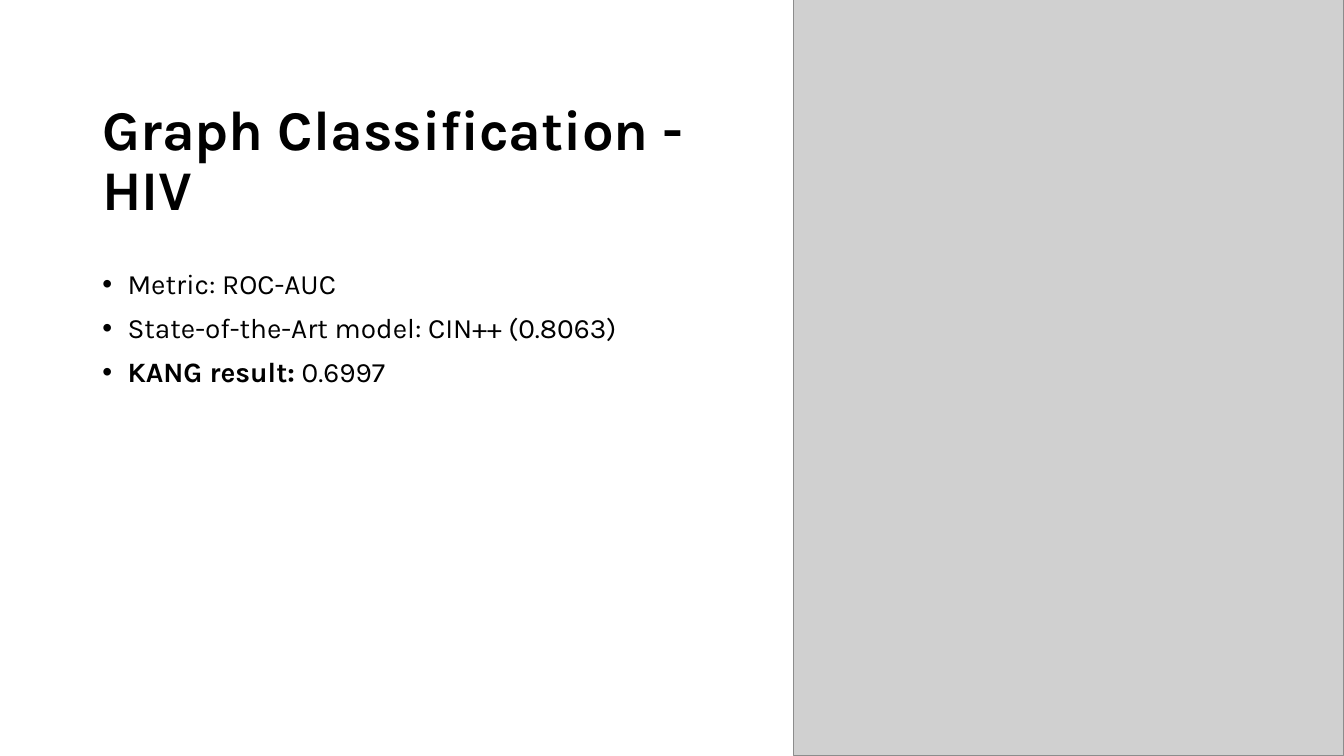
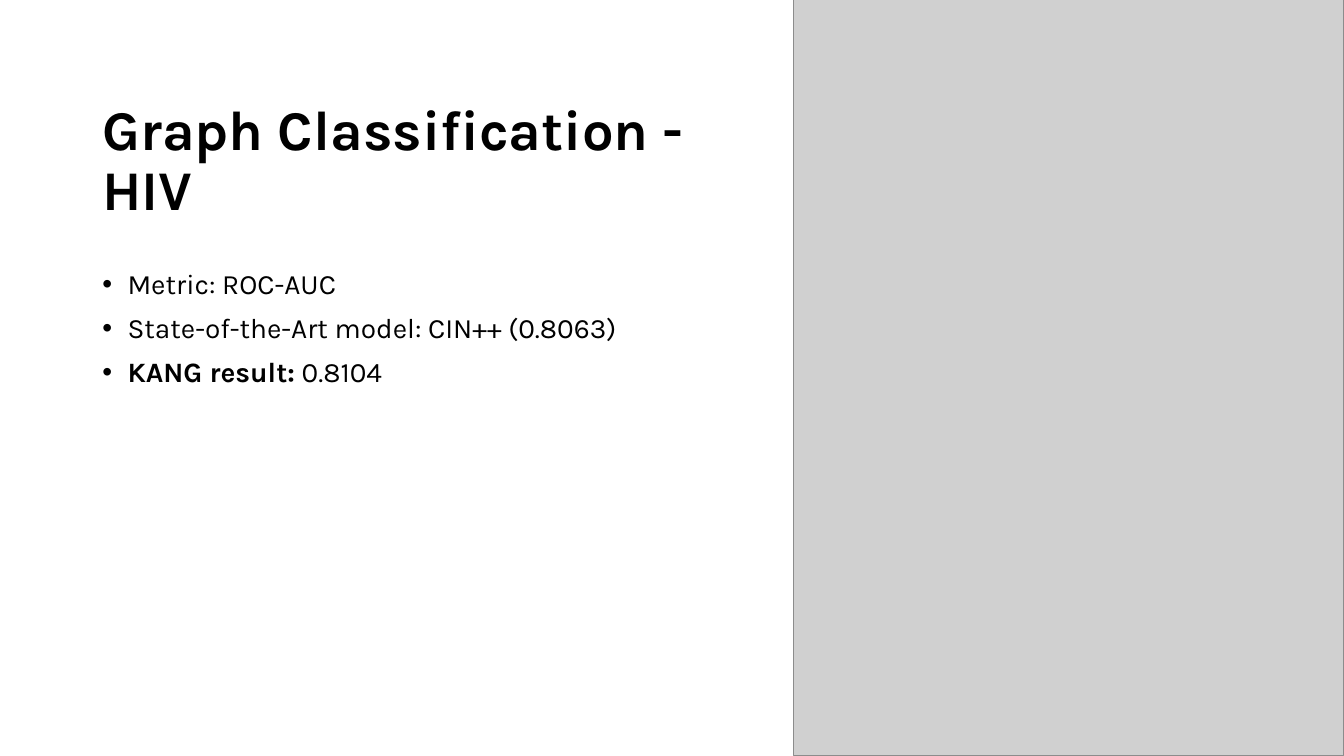
Before and after one commit to Marcoxmas/DataMiningProj, a slide deck: slide 9 of presentation/DM_Presentation.pptx (slide 6 before the commit). Drawn at 1344x756 pixels with LibreOffice and Linux fonts; fonts in the diff are those of the drawing; grey boxes stand for pictures. Boxes give left, top, right and bottom in pixels: in the first picture for what was removed or moved away, otherwise in the second. Text is boxed around its words. In the diff, an @@ line names an element or a change of style, - is before the commit and + after.

```diff
--- a/presentation/DM_Presentation.pptx
+++ b/presentation/DM_Presentation.pptx
@@ text at box(128, 362, 382, 383): text changed @@
-• KANG result: 0.6997
+• KANG result: 0.8104
```
Also in this commit, not shown: 6 other slides changed, 3 slides added, 1 other file.
